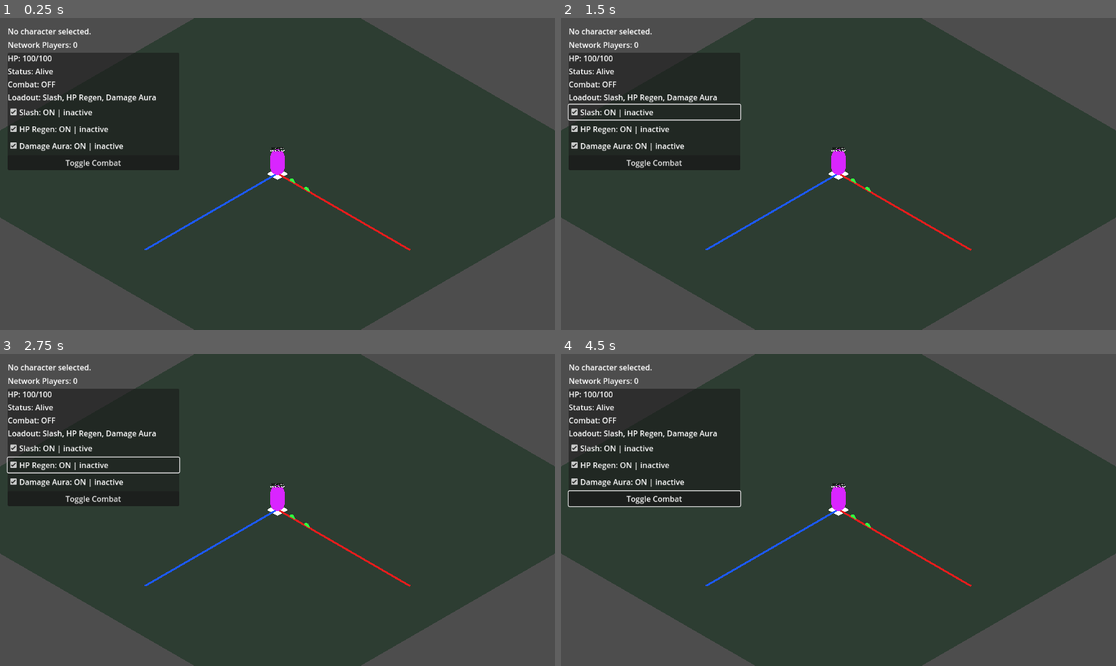
Above: before the commit, frames 1-4 (two rows, left to right).
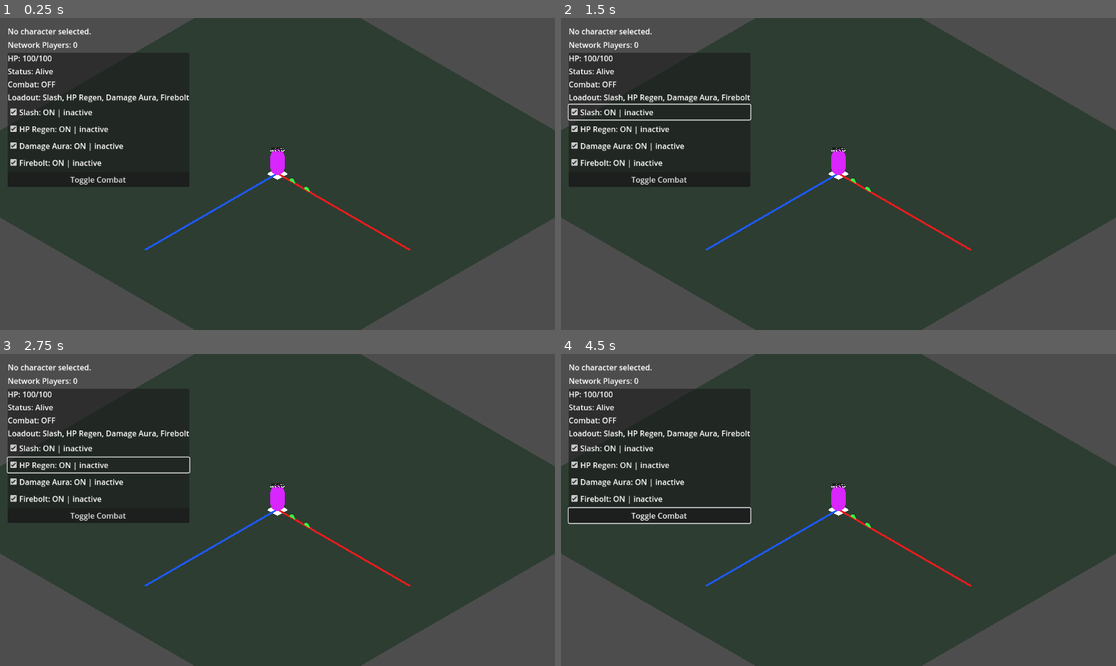
Above: after the commit, the same moments.

Repository: ademastrie/rpg_prototype
Game: Godot game, scene res://scenes/client/client_game.tscn
Two runs of this game, one before a commit and one after it. Both use one fixed random seed, a clock stepped at 60 frames per second and the inputs below. This scene is started directly instead of the project's main scene.
Inputs (mouse positions are in pixels of both pictures, inside the frame that each line leads up to):
- Up to frame 1 (0.25 s): no input
- Up to frame 2 (1.5 s): click (660, 161) at 0.5 s, where only the run after the commit has a clickable "Firebolt: ON | inactive"; click "Slash: ON | inactive" at 1.25 s
- Up to frame 3 (2.75 s): click "HP Regen: ON | inactive" at 2 s
- Up to frame 4 (4.5 s): click "Damage Aura: ON | inactive" at 2.75 s; click "Toggle Combat" at 3.5 s; tap Enter at 4.25 s; move the mouse to (960, 494) at 4.27 s; hold D from 4.28 s (still down); hold Q from 4.28 s (still down); click (960, 494) at 4.42 s

The runs differ from the first frame. In frame 1, 1.8% of the frame differs, in the area x 1-35%, y 24-55%; in frame 2, 1.8%; in frame 3, 1.9%; in frame 4, 2.4%.

Commit message:
Add prototype firebolt ability

Diff:
--- a/godot/scenes/client/game_hud.tscn
+++ b/godot/scenes/client/game_hud.tscn
@@ -9,13 +9,13 @@
 offset_left = 16.0
 offset_top = 72.0
 offset_right = 372.0
-offset_bottom = 274.0
+offset_bottom = 302.0
 
 [node name="VBoxContainer" type="VBoxContainer" parent="Panel"]
 offset_left = 7.0
 offset_top = 7.0
 offset_right = 349.0
-offset_bottom = 195.0
+offset_bottom = 223.0
 
 [node name="HPLabel" type="Label" parent="Panel/VBoxContainer"]
 layout_mode = 2
@@ -31,7 +31,7 @@
 
 [node name="LoadoutLabel" type="Label" parent="Panel/VBoxContainer"]
 layout_mode = 2
-text = "Loadout: Slash, HP Regen, Damage Aura"
+text = "Loadout: Slash, HP Regen, Damage Aura, Firebolt"
 
 [node name="SlashCheckBox" type="CheckBox" parent="Panel/VBoxContainer"]
 layout_mode = 2
@@ -48,6 +48,11 @@
 button_pressed = true
 text = "Damage Aura: ON | inactive"
 
+[node name="FireboltCheckBox" type="CheckBox" parent="Panel/VBoxContainer"]
+layout_mode = 2
+button_pressed = true
+text = "Firebolt: ON | inactive"
+
 [node name="CombatToggleButton" type="Button" parent="Panel/VBoxContainer"]
 layout_mode = 2
 text = "Toggle Combat"
--- a/godot/scripts/client/client_game.gd
+++ b/godot/scripts/client/client_game.gd
@@ -46,7 +46,7 @@
 	_fixed_camera_basis = active_camera.global_transform.basis
 	_on_spawned_player_count_changed(0)
 	_on_player_health_updated(multiplayer.get_unique_id(), 100, 100)
-	_on_combat_mode_updated(multiplayer.get_unique_id(), false, "Slash, HP Regen, Damage Aura")
+	_on_combat_mode_updated(multiplayer.get_unique_id(), false, "Slash, HP Regen, Damage Aura, Firebolt")
 	set_selected_character(ClientSession.selected_character)
 	_connect_to_server()
 
--- a/godot/scripts/client/game_hud.gd
+++ b/godot/scripts/client/game_hud.gd
@@ -10,12 +10,14 @@
 @onready var slash_check_box: CheckBox = $Panel/VBoxContainer/SlashCheckBox
 @onready var hp_regen_check_box: CheckBox = $Panel/VBoxContainer/HPRegenCheckBox
 @onready var damage_aura_check_box: CheckBox = $Panel/VBoxContainer/DamageAuraCheckBox
+@onready var firebolt_check_box: CheckBox = $Panel/VBoxContainer/FireboltCheckBox
 @onready var combat_toggle_button: Button = $Panel/VBoxContainer/CombatToggleButton
 
 var _ability_enabled_by_name: Dictionary = {
 	"Slash": true,
 	"HP Regen": true,
 	"Damage Aura": true,
+	"Firebolt": true,
 }
 var _ability_state_by_name: Dictionary = {}
 
@@ -25,13 +27,15 @@
 	slash_check_box.toggled.connect(_on_slash_check_box_toggled)
 	hp_regen_check_box.toggled.connect(_on_hp_regen_check_box_toggled)
 	damage_aura_check_box.toggled.connect(_on_damage_aura_check_box_toggled)
+	firebolt_check_box.toggled.connect(_on_firebolt_check_box_toggled)
 	update_health(100, 100)
 	update_down_state(false)
 	update_combat_mode(false)
-	update_loadout("Slash, HP Regen, Damage Aura")
+	update_loadout("Slash, HP Regen, Damage Aura, Firebolt")
 	update_ability_enabled("Slash", true)
 	update_ability_enabled("HP Regen", true)
 	update_ability_enabled("Damage Aura", true)
+	update_ability_enabled("Firebolt", true)
 
 
 func _process(delta: float) -> void:
@@ -107,6 +111,9 @@
 	elif ability_name == "Damage Aura":
 		damage_aura_check_box.set_pressed_no_signal(enabled)
 		damage_aura_check_box.text = display_text
+	elif ability_name == "Firebolt":
+		firebolt_check_box.set_pressed_no_signal(enabled)
+		firebolt_check_box.text = display_text
 
 
 func _on_combat_toggle_button_pressed() -> void:
@@ -126,3 +133,8 @@
 func _on_damage_aura_check_box_toggled(enabled: bool) -> void:
 	ability_toggle_requested.emit("Damage Aura", enabled)
 	damage_aura_check_box.set_pressed_no_signal(bool(_ability_enabled_by_name.get("Damage Aura", true)))
+
+
+func _on_firebolt_check_box_toggled(enabled: bool) -> void:
+	ability_toggle_requested.emit("Firebolt", enabled)
+	firebolt_check_box.set_pressed_no_signal(bool(_ability_enabled_by_name.get("Firebolt", true)))
--- a/godot/scripts/shared/enemy_spawner.gd
+++ b/godot/scripts/shared/enemy_spawner.gd
@@ -159,6 +159,41 @@
 		rpc("show_enemy_hit", enemy_id_int, current_hp, max_hp)
 		if current_hp <= 0:
 			_despawn_enemy(enemy_id_int)
+
+
+func resolve_firebolt(_attacker_peer_id: int, firebolt_position: Vector3, aim_direction: Vector2, firebolt_range: float, firebolt_width: float, damage: int) -> void:
+	if not multiplayer.is_server() or aim_direction.length_squared() <= 0.0001 or firebolt_range <= 0.0 or firebolt_width <= 0.0 or damage <= 0:
+		return
+
+	var normalized_aim: Vector2 = aim_direction.normalized()
+	var best_enemy_id: int = 0
+	var best_distance_along: float = firebolt_range
+	for enemy_id in enemies:
+		var enemy_id_int: int = int(enemy_id)
+		var enemy_position: Vector3 = enemies[enemy_id] as Vector3
+		var offset_xz: Vector2 = Vector2(enemy_position.x - firebolt_position.x, enemy_position.z - firebolt_position.z)
+		var distance_along: float = normalized_aim.dot(offset_xz)
+		if distance_along < 0.0 or distance_along > firebolt_range:
+			continue
+
+		var closest_point: Vector2 = normalized_aim * distance_along
+		var distance_from_line: float = (offset_xz - closest_point).length()
+		if distance_from_line > firebolt_width:
+			continue
+		if distance_along < best_distance_along:
+			best_distance_along = distance_along
+			best_enemy_id = enemy_id_int
+
+	if best_enemy_id <= 0:
+		return
+
+	var current_hp: int = int(_enemy_current_hp_by_id.get(best_enemy_id, enemy_max_hp))
+	var max_hp: int = int(_enemy_max_hp_by_id.get(best_enemy_id, enemy_max_hp))
+	current_hp = max(current_hp - damage, 0)
+	_enemy_current_hp_by_id[best_enemy_id] = current_hp
+	rpc("show_enemy_hit", best_enemy_id, current_hp, max_hp)
+	if current_hp <= 0:
+		_despawn_enemy(best_enemy_id)
 
 
 func _despawn_enemy(enemy_id: int) -> void:
--- a/godot/scripts/shared/world_spawner.gd
+++ b/godot/scripts/shared/world_spawner.gd
@@ -59,7 +59,7 @@
 	Vector3(-3, 0, -3),
 ]
 
-const DEFAULT_LOADOUT: Array[String] = ["Slash", "HP Regen", "Damage Aura"]
+const DEFAULT_LOADOUT: Array[String] = ["Slash", "HP Regen", "Damage Aura", "Firebolt"]
 const ABILITY_DEFINITIONS: Dictionary = {
 	"Slash": {
 		"cooldown": 1.25,
@@ -72,6 +72,12 @@
 		"cooldown": 1.0,
 		"damage": 5,
 		"radius": 4.0,
+	},
+	"Firebolt": {
+		"cooldown": 1.3,
+		"damage": 12,
+		"range": 8.0,
+		"width": 0.7,
 	},
 }
 
@@ -341,6 +347,10 @@
 			_set_ability_used(peer_id_int, "Damage Aura", now_seconds)
 			_send_ability_state(peer_id_int, "Damage Aura")
 			_perform_damage_aura(peer_id_int)
+		if loadout.has("Firebolt") and _is_ability_enabled(peer_id_int, "Firebolt") and _is_ability_ready(peer_id_int, "Firebolt", now_seconds):
+			_set_ability_used(peer_id_int, "Firebolt", now_seconds)
+			_send_ability_state(peer_id_int, "Firebolt")
+			_perform_firebolt(peer_id_int)
 
 
 func _default_ability_enabled_state() -> Dictionary:
@@ -428,6 +438,16 @@
 	return float(ability_definition.get("radius", 0.0))
 
 
+func _ability_range(ability_name: String) -> float:
+	var ability_definition: Dictionary = ABILITY_DEFINITIONS.get(ability_name, {}) as Dictionary
+	return float(ability_definition.get("range", 0.0))
+
+
+func _ability_width(ability_name: String) -> float:
+	var ability_definition: Dictionary = ABILITY_DEFINITIONS.get(ability_name, {}) as Dictionary
+	return float(ability_definition.get("width", 0.0))
+
+
 func _apply_hp_regen(peer_id: int) -> void:
 	var current_hp: int = int(_player_current_hp_by_peer.get(peer_id, player_max_hp))
 	var max_hp: int = int(_player_max_hp_by_peer.get(peer_id, player_max_hp))
@@ -450,6 +470,25 @@
 	var enemy_spawner: Node = get_node_or_null("../EnemySpawner")
 	if enemy_spawner != null:
 		enemy_spawner.call("resolve_damage_aura", peer_id, aura_position, radius, damage)
+
+
+func _perform_firebolt(peer_id: int) -> void:
+	var firebolt_position: Vector3 = players[peer_id] as Vector3
+	var aim_direction: Vector2 = _aim_direction_by_peer.get(peer_id, Vector2(0.0, -1.0)) as Vector2
+	if aim_direction.length_squared() <= 0.0001:
+		aim_direction = Vector2(0.0, -1.0)
+
+	var normalized_aim: Vector2 = aim_direction.normalized()
+	var firebolt_range: float = _ability_range("Firebolt")
+	var firebolt_width: float = _ability_width("Firebolt")
+	var damage: int = _ability_damage_amount("Firebolt")
+	if firebolt_range <= 0.0 or firebolt_width <= 0.0 or damage <= 0:
+		return
+
+	rpc("show_firebolt", peer_id, firebolt_position, normalized_aim, firebolt_range)
+	var enemy_spawner: Node = get_node_or_null("../EnemySpawner")
+	if enemy_spawner != null:
+		enemy_spawner.call("resolve_firebolt", peer_id, firebolt_position, normalized_aim, firebolt_range, firebolt_width, damage)
 
 
 func _loadout_text(peer_id: int) -> String:
@@ -809,6 +848,38 @@
 
 
 @rpc("authority", "call_remote", "reliable")
+func show_firebolt(peer_id: int, firebolt_position: Vector3, aim_direction: Vector2, firebolt_range: float) -> void:
+	if aim_direction.length_squared() <= 0.0001 or firebolt_range <= 0.0:
+		return
+
+	var normalized_aim: Vector2 = aim_direction.normalized()
+	var marker: MeshInstance3D = MeshInstance3D.new()
+	var marker_mesh: BoxMesh = BoxMesh.new()
+	marker_mesh.size = Vector3(0.18, 0.18, firebolt_range)
+	marker.mesh = marker_mesh
+
+	var material: StandardMaterial3D = StandardMaterial3D.new()
+	material.albedo_color = Color(1.0, 0.25, 0.05, 0.85)
+	material.shading_mode = BaseMaterial3D.SHADING_MODE_UNSHADED
+	material.emission_enabled = true
+	material.emission = Color(1.0, 0.22, 0.02, 1.0)
+	material.emission_energy_multiplier = 0.8
+	marker.material_override = material
+	marker.name = "Firebolt_%s" % peer_id
+	var forward: Vector3 = Vector3(normalized_aim.x, 0.0, normalized_aim.y)
+	marker.position = firebolt_position + forward * (firebolt_range * 0.5) + Vector3(0.0, 0.45, 0.0)
+	marker.rotation.y = atan2(-normalized_aim.x, -normalized_aim.y)
+	add_child(marker)
+
+	var cleanup_timer: Timer = Timer.new()
+	cleanup_timer.one_shot = true
+	cleanup_timer.wait_time = 0.18
+	marker.add_child(cleanup_timer)
+	cleanup_timer.timeout.connect(marker.queue_free)
+	cleanup_timer.start()
+
+
+@rpc("authority", "call_remote", "reliable")
 func despawn_player(peer_id: int) -> void:
 	if not _spawned_nodes.has(peer_id):
 		return
